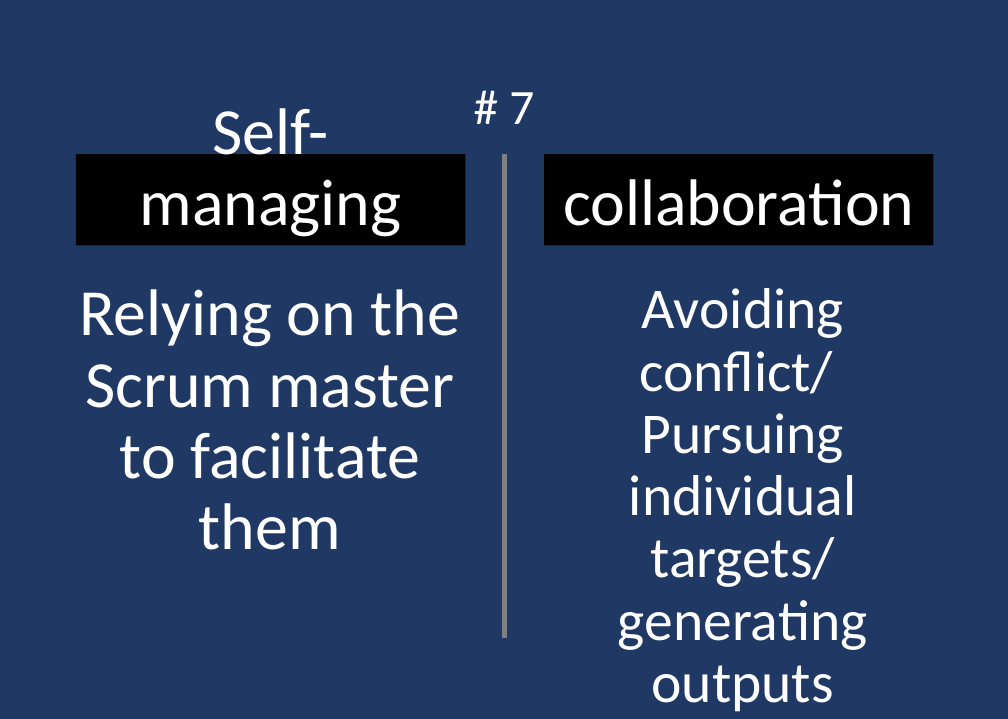
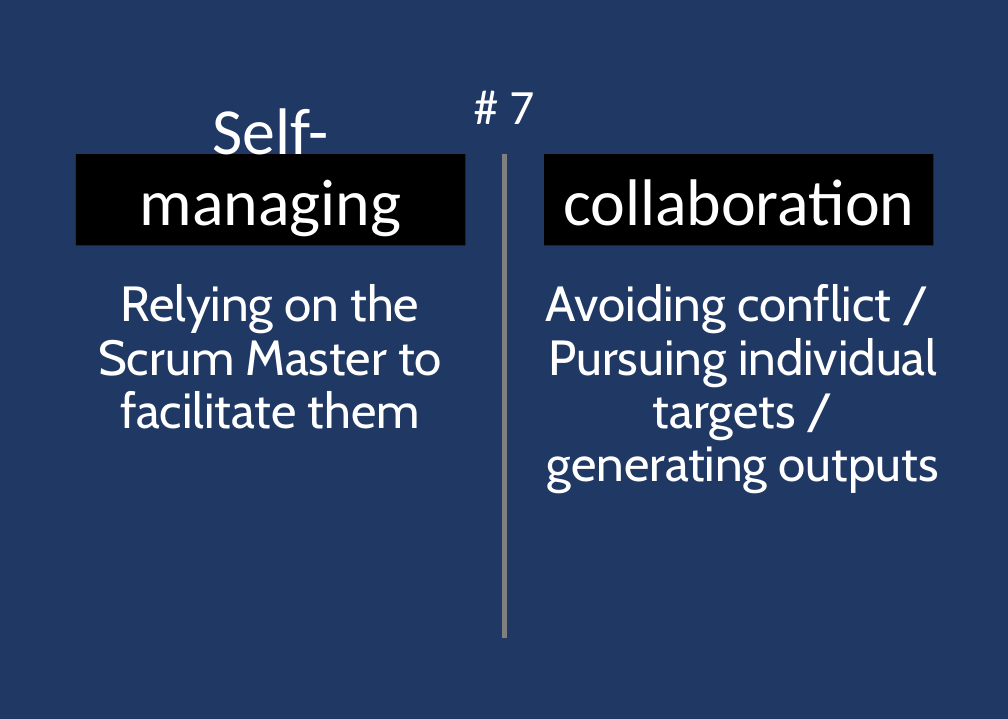
Before and after one commit to ScrumFacilitators/Exploring-Self-Management, a slide deck: slide 39 of Exploring Self-Management.pptx. Drawn at 1008x719 pixels with LibreOffice and Linux fonts; fonts in the diff are those of the drawing; background and template pictures are left out. Boxes give left, top, right and bottom in pixels: in the first picture for what was removed or moved away, otherwise in the second. Text is boxed around its words. In the diff, an @@ line names an element or a change of style, - is before the commit and + after.

Commit message:
Changed the font of the main text to the Ubuntu font to improve readibility. This should Fixes #3

```diff
--- a/Exploring Self-Management.pptx
+++ b/Exploring Self-Management.pptx
@@ text at (x1=98, y1=284, x2=442, y2=429): text changed; size 40 to 30 pt; font Calibri to Cabin @@
-Relying on the Scrum master to facilitate them
+Relying on the Scrum Master to facilitate them
@@ text at (x1=546, y1=284, x2=939, y2=492): text changed; size 35 to 30 pt; font Calibri to Cabin @@
-Avoiding conflict/ Pursuing individual targets/ generating outputs
+Avoiding conflict / Pursuing individual targets / generating outputs
```
Also in this commit, not shown: 39 other slides changed.
